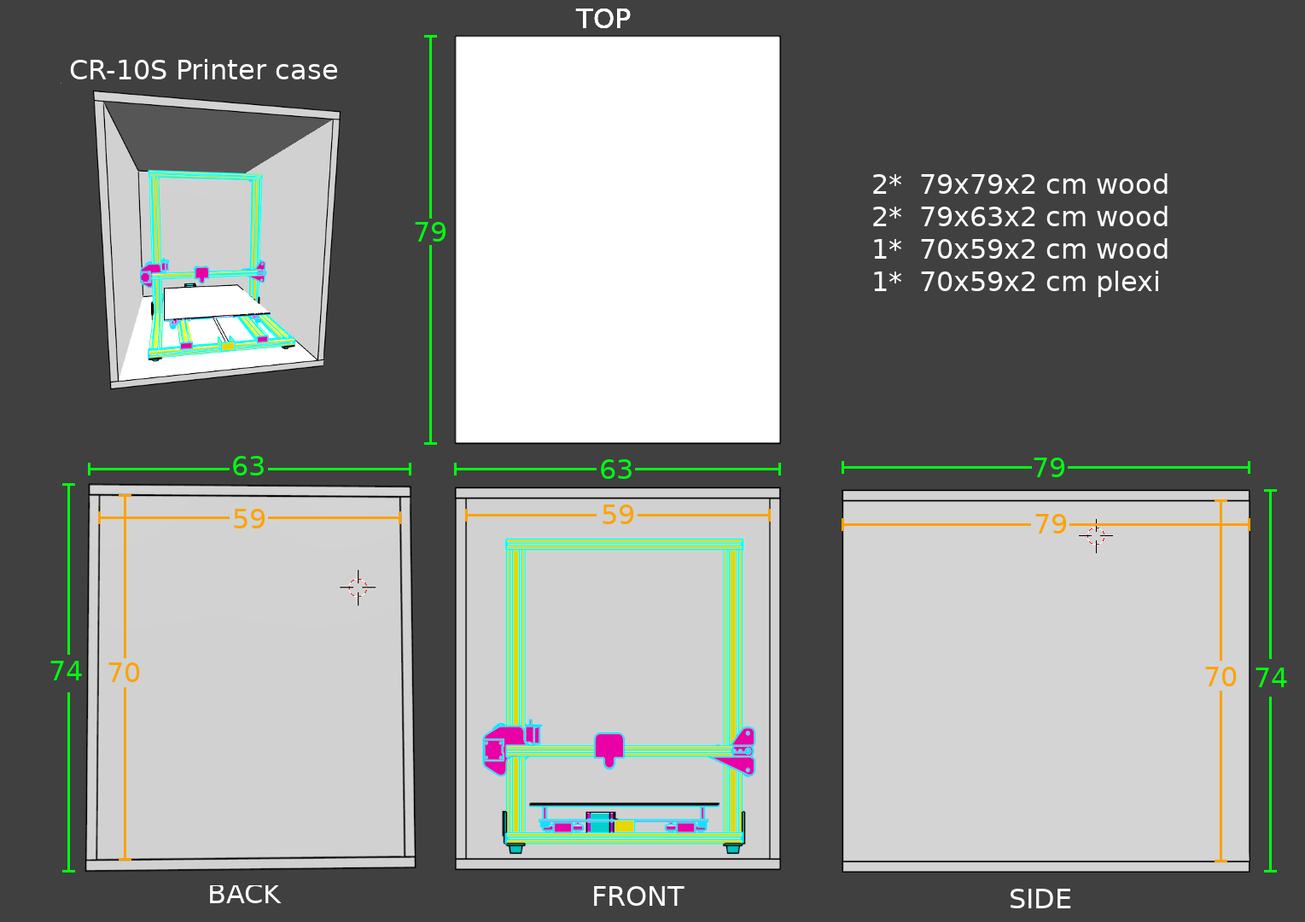
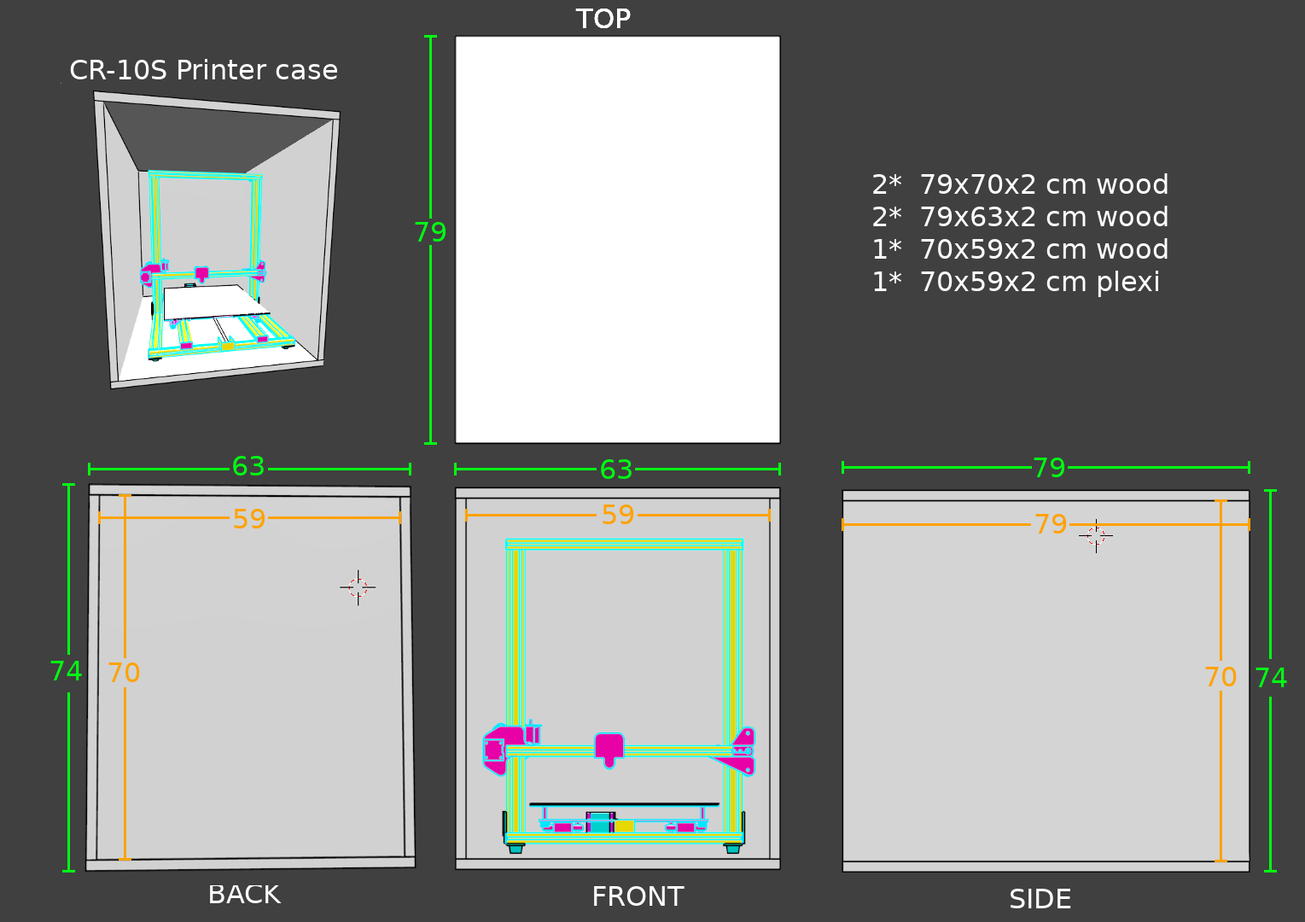
Two versions of the same layered image (1305px x 922px). Layer-by-layer changes:
renamed "2* 79x79x2 cm wood ..." to "2* 79x70x2 cm wood ...", painted on it over <box>988,174,1004,194</box>
